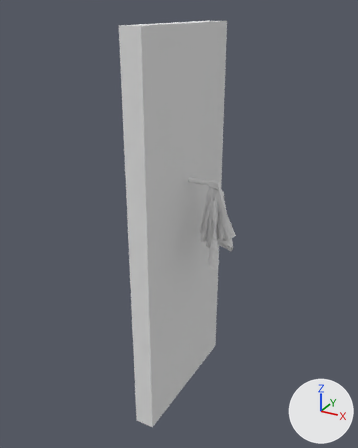
The Blender file Assets/Resource/Model/墙壁mop.blend: old version first, new version second.
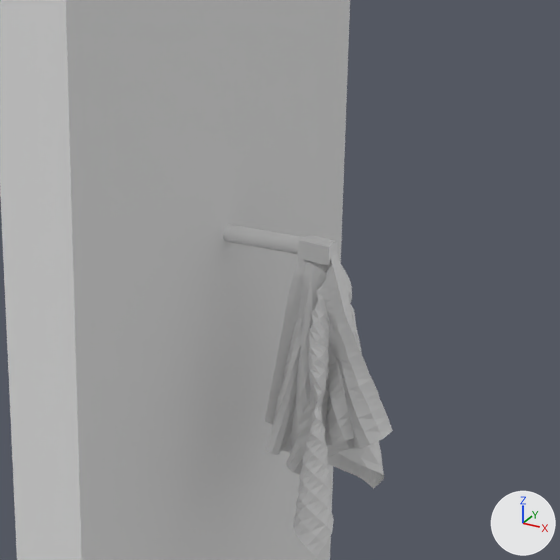
Old and new are each drawn whole from a 50 mm camera at (8.39, -15.34, 7.85) aimed at (0.14, -0.34, 0.35) and again close up on the part from 35% to 79% of the width and 25% to 61% of the height. The lights are fixed; the arrows at lower right show +X, +Y and +Z.

Before the edit, the objects in view are built like this:
```python
me_cube = bpy.data.meshes.new('Cube')
me_cube.from_pydata(...)  # 120 vertices, 114 faces; spans x -1.0..1.0, y -1.0..1.0, z -1.0..1.0
# faces by material slot: [98, 16]
me_cube.materials.append(mat_material)  # white #e7e7e7
me_cube.materials.append(mat_材质_001)  # white #e7e7e7
me_平面 = bpy.data.meshes.new('平面')
me_平面.from_pydata(...)  # 1089 vertices, 1024 faces; spans x -0.66..0.58, y -0.32..0.35, z -5.0..-1.86
me_柱体 = bpy.data.meshes.new('柱体')
me_柱体.from_pydata(...)  # a 32-sided cylinder along z spanning x -1.0..1.0, y -1.0..1.0, z -1.0..1.0
ob_cube = bpy.data.objects.new('Cube', me_cube)
ob_cube.location = (0.0, 0.0, 0.0)
ob_cube.scale = (0.375, -2.94, 7.35)
ob_平面 = bpy.data.objects.new('平面', me_平面)
ob_平面.location = (1.62, 0.0, 3.99)
ob_平面.scale = (1.22, 2.47, 1.0)
ob_柱体 = bpy.data.objects.new('柱体', me_柱体)
ob_柱体.location = (0.67, 0.0, 2.04)
ob_柱体.rotation_euler = (0.0, 1.571, 0.0)  # degrees (0, 90, 0)
ob_柱体.scale = (0.0909, 0.0909, 0.884)
```
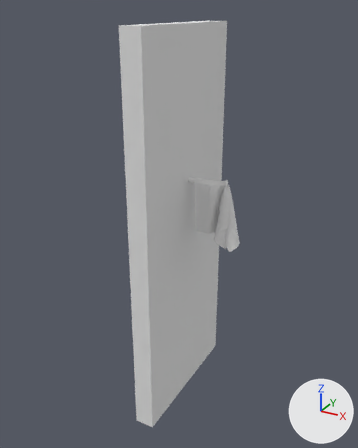
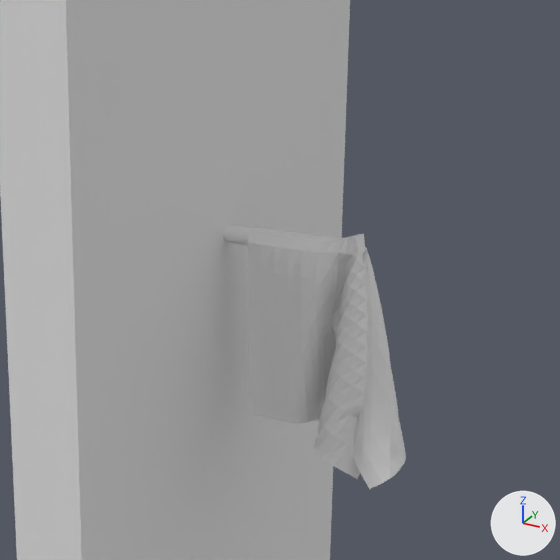
Location of each change, (x1, y1, x2, y2) in pixels of the close-ups (560 x 560 px):
```json
{"object": "平面", "change": "reshaped, moved, rescaled", "before": [264, 236, 393, 556], "after": [247, 227, 406, 489], "on screen": "23% wider, 18% shorter"}
{"part": 1, "of": "me_柱体", "change": "built on", "before": [247, 239, 299, 254], "after": [223, 224, 360, 245]}
```

Edits to the scene script, one JSON object a line:
```json
{"block": "me_柱体", "where": "# used by ob_柱体; location = (0.67, 0.0, 2.04); rotation_euler = (0.0, 1.571, 0.0), in degrees (0, 90, 0); scale = (0.0909, 0.0909, 0.884)"}
{"op": "remove", "block": "me_柱体", "code": "me_柱体.from_pydata(...)  # 64 vertices, 34 faces; spans x -1.0..1.0, y -1.0..1.0, z -1.0..1.0"}
{"op": "add", "block": "me_柱体", "code": "me_柱体.from_pydata(...)  # 96 vertices, 66 faces; spans x -2.41..1.0, y -1.0..1.0, z -1.0..1.39"}
{"block": "me_柱体", "change": "me_柱体 part 1"}
{"block": "me_柱体", "change": "1 face is deleted"}
{"block": "me_柱体", "change": "32 vertices in x -1.0..1.0, y -1.0..1.0, z 1.0 move by (0.0, 0.0, 0.02)"}
{"block": "me_柱体", "change": "32 vertices are added at x -2.41..-0.54, y -1.0..1.0, z 1.32..1.39"}
{"block": "me_柱体", "change": "33 new faces join them"}
{"block": "me_平面", "where": "# used by ob_平面; location = (1.62, 0.0, 3.99); scale = (1.22, 2.47, 1.0)"}
{"op": "remove", "block": "me_平面", "code": "me_平面.from_pydata(...)  # 1089 vertices, 1024 faces; spans x -0.66..0.58, y -0.32..0.35, z -5.0..-1.86"}
{"op": "add", "block": "me_平面", "code": "me_平面.from_pydata(...)  # 1089 vertices, 1024 faces; spans x -0.83..0.55, y -0.26..0.22, z -4.49..-1.96"}
{"block": "me_平面", "change": "me_平面 part 2: 1089 of 1089 vertices moved; they spanned x -0.66..0.58, y -0.32..0.35, z -5.0..-1.86 and now span x -0.83..0.55, y -0.26..0.22, z -4.49..-1.96; mean shift (-0.03, -0.01, 0.27); largest move (0.58, -0.02, -3.75) -> (-0.04, 0.03, -2.75)"}
{"op": "set", "path": "ob_平面.location", "old": "(1.62, 0.0, 3.99)", "new": "(1.77, 0.0, 4.21)"}
{"op": "set", "path": "ob_平面.scale", "old": "(1.22, 2.47, 1.0)", "new": "(1.32, 2.16, 1.0)"}
```
